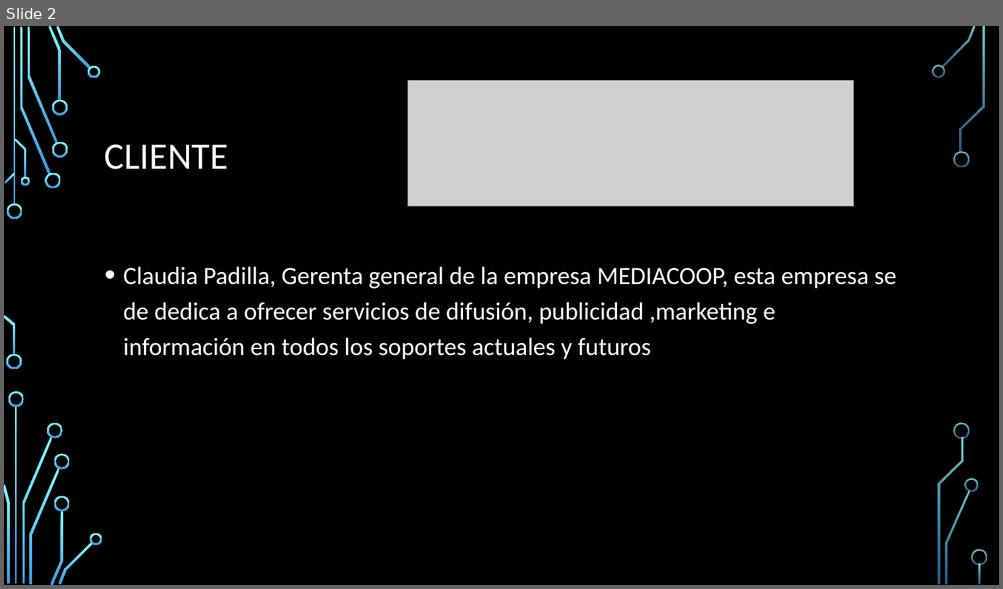
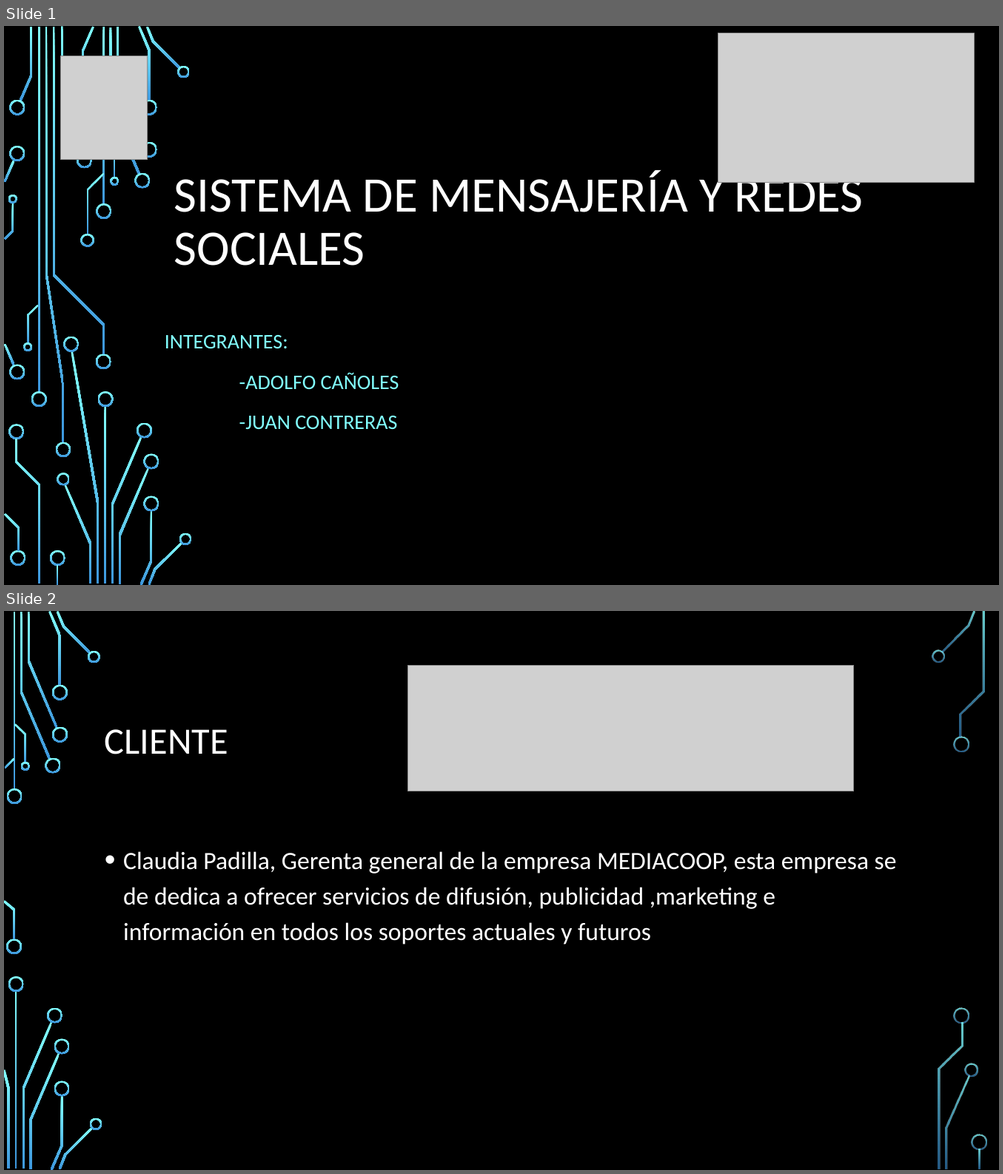
Before and after one commit to Adescafu/INFO264_Proyecto, a slide deck: presentacion.pptx. Shown one above the other, each under a label of ours: slide 2 before the commit, slides 1 and 2 after it. The pictures are 1003x589 and 1003x1174 pixels, drawn with LibreOffice and Linux fonts; fonts in the diff are those of the drawing; grey boxes stand for pictures; background and template pictures are left out. Boxes give left, top, right and bottom in pixels: in the first picture for what was removed or moved away, otherwise in the second. Text is boxed around its words. In the diff, an @@ line names an element or a change of style, - is before the commit and + after.

```diff
--- a/presentacion.pptx
+++ b/presentacion.pptx
@@ slide 1 added at <box>4,26,999,585</box>, background picture (left out) @@
@@ picture added at <box>718,33,974,183</box> @@
@@ picture added at <box>61,56,148,160</box> @@
@@ title added at <box>174,170,862,266</box>, 48 pt, text #FFFFFF @@
+SISTEMA DE MENSAJERÍA Y REDES SOCIALES
@@ subtitle added at <box>165,335,399,430</box>, 20 pt, text #82FFFF @@
+INTEGRANTES:
+-ADOLFO CAÑOLES
+-JUAN CONTRERAS
@@ group added at <box>4,26,192,585</box>: 49 freeform shapes, 4 rectangles @@
```
Also in this commit, not shown: 3 slides changed, 6 other slides added, 2 slides removed.
